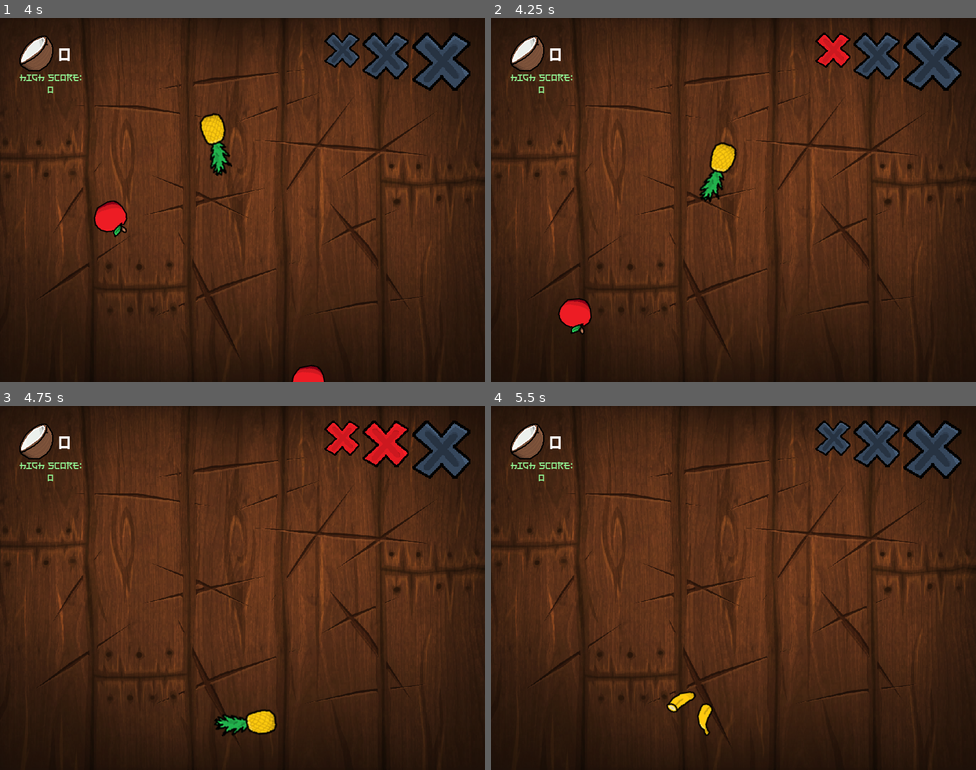
Above: before the commit, frames 1-4 (two rows, left to right).
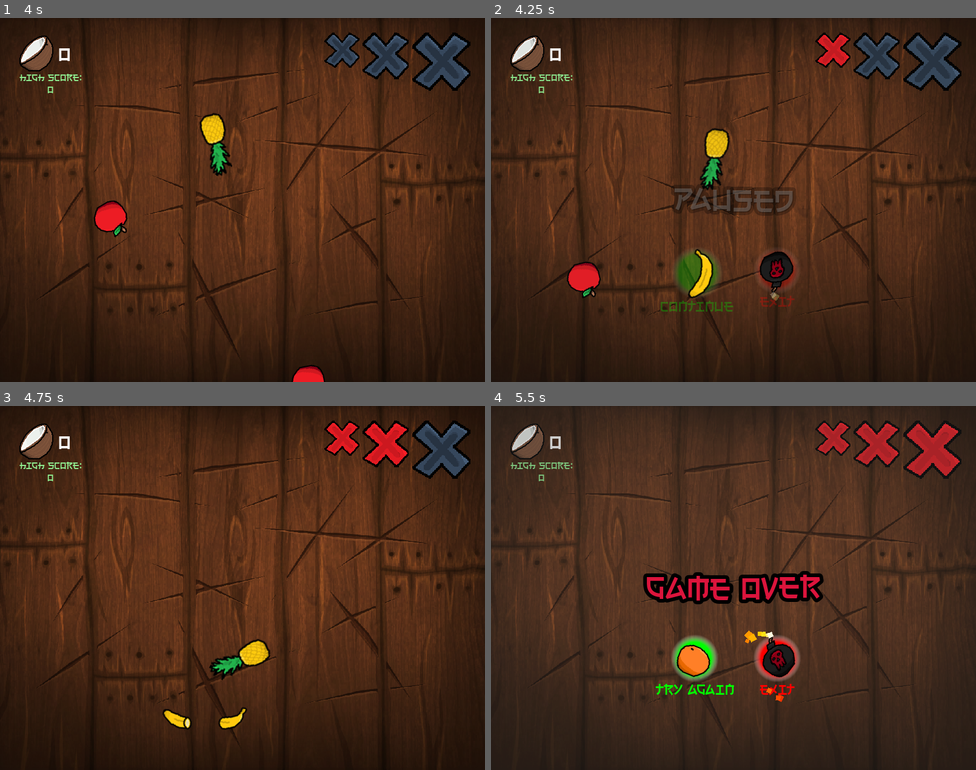
Above: after the commit, the same moments.

Repository: leafcabral/leafs-arcade
Game: Godot game, scene res://main/game_root.tscn
The game is run twice, just before and just after one commit, with the same random seed, the same clock (stepped at 60 frames per second) and the same inputs.
Inputs (mouse positions are in pixels of both pictures, inside the frame that each line leads up to):
- Up to frame 1 (4 s): tap Enter at 0.5, 2 s; move the mouse to (349, 181) at 0.52 s; click (349, 181) at 0.67 s; tap Space at 1.25 s; move the mouse to (145, 218) at 1.27 s; click (145, 218) at 1.42 s; move the mouse to (291, 119) at 2.02 s; click (291, 119) at 2.17 s; move the mouse to (218, 272) at 2.77 s; click (218, 272) at 2.92 s; move the mouse to (388, 254) at 3.52 s; click (388, 254) at 3.67 s
- Up to frame 2 (4.25 s): tap P (pause, bound only after the commit) at 4.15 s
- Up to frame 3 (4.75 s): click (203, 660) at 4.25 s, where only the run after the commit has a clickable "Continue"
- Up to frame 4 (5.5 s): click (694, 660) at 5 s, where only the run before the commit has a clickable "Try again"

Frame 1 is identical in both runs. In frame 2, 5.1% of the frame differs, in the area x 13-64%, y 30-87%; in frame 3, 1.5%; in frame 4, 7.4%, in the area x 4-97%, y 4-91%.

Commit message:
feat(fruit_ninja): add pause with menu
Add game_over flag in GameRoot to differentiate between pause menu and game over menu.

Fix label_text not updating the actual label text.

Diff:
--- a/4-fruit-ninja/main/game_root.gd
+++ b/4-fruit-ninja/main/game_root.gd
@@ -3,6 +3,7 @@
 
 var score := 0
 var high_score := 0
+var game_over := false
 
 @onready var background: CanvasLayer = $Background
 @onready var game_world: GameWorld = $GameWorld
@@ -16,9 +17,20 @@
 	new_game()
 
 
+func _input(event: InputEvent) -> void:
+	if event.is_action_pressed("pause") and not game_over:
+		if game_world.process_mode == Node.PROCESS_MODE_PAUSABLE:
+			game_world.process_mode = Node.PROCESS_MODE_DISABLED
+			menu.show_paused()
+		else:
+			game_world.process_mode = Node.PROCESS_MODE_PAUSABLE
+			menu.hide_menu()
+
+
 func new_game() -> void:
 	menu.hide_menu()
 	score = 0
+	game_over = false
 	reset_hud()
 
 	await get_tree().create_timer(1.0).timeout
@@ -45,6 +57,7 @@
 
 
 func _on_game_world_player_died() -> void:
+	game_over = true
 	menu.show_game_over()
 
 
@@ -65,4 +78,10 @@
 
 
 func _on_menu_continue_pressed() -> void:
-	new_game()
+	if not game_over:
+		var pause_event = InputEventAction.new()
+		pause_event.action = "pause"
+		pause_event.pressed = true
+		Input.parse_input_event(pause_event)
+	else:
+		new_game()
--- a/4-fruit-ninja/main/game_root.tscn
+++ b/4-fruit-ninja/main/game_root.tscn
@@ -20,6 +20,7 @@
 point_count = 2
 
 [node name="GameRoot" type="Node2D"]
+process_mode = 3
 script = ExtResource("1_yqxk6")
 
 [node name="Background" type="CanvasLayer" parent="."]
@@ -34,15 +35,18 @@
 region_rect = Rect2(0, 512, 1024, 768)
 
 [node name="GameWorld" type="Node" parent="."]
+process_mode = 1
 script = ExtResource("1_sd42p")
 
 [node name="Player" parent="GameWorld" instance=ExtResource("1_oc7al")]
+process_mode = 3
 
 [node name="FruitManager" type="Path2D" parent="GameWorld"]
 curve = SubResource("Curve2D_sd42p")
 script = ExtResource("2_mf5tn")
 
 [node name="GameHUD" type="CanvasLayer" parent="."]
+process_mode = 1
 script = ExtResource("10_yhd5o")
 
 [node name="Misses" type="Node2D" parent="GameHUD"]
--- a/4-fruit-ninja/main/menu/fruit_button.gd
+++ b/4-fruit-ninja/main/menu/fruit_button.gd
@@ -11,7 +11,9 @@
 	BACK
 }
 
-@export var label_text: String
+@export var label_text: String:
+	set = change_label_text
+
 @export var type := Type.CONFIRM
 @export var should_spin := true
 
@@ -74,6 +76,11 @@
 	create_fruit()
 
 
+func change_label_text(new_label: String) -> void:
+	if label:
+		label.text = new_label
+
+
 func _on_fruit_sliced(_fruit: Fruit) -> void:
 	handle_interaction()
 
--- a/4-fruit-ninja/main/menu/menu.gd
+++ b/4-fruit-ninja/main/menu/menu.gd
@@ -32,10 +32,21 @@
 		i.visible = become_visible
 
 
+func show_paused() -> void:
+	message.modulate = Color.GRAY
+	message.text = "[wave]Paused"
+	continue_button.label_text = "Continue"
+	exit_button.label_text = "Exit"
+
+	change_menu_visibility(true)
+
+
+
 func show_game_over() -> void:
 	message.modulate = Color.CRIMSON
 	message.text = "[wave]GAME OVER"
 	continue_button.label_text = "Try again"
+	exit_button.label_text = "Exit"
 
 	change_menu_visibility(true)
 
--- a/4-fruit-ninja/project.godot
+++ b/4-fruit-ninja/project.godot
@@ -36,6 +36,12 @@
 "events": [Object(InputEventMouseButton,"resource_local_to_scene":false,"resource_name":"","device":-1,"window_id":0,"a …(258 unchanged characters)…
 ]
 }
+pause={
+"deadzone": 0.2,
+"events": [Object(InputEventKey,"resource_local_to_scene":false,"resource_name":"","device":-1,"window_id":0,"alt_pressed":false,"shift_pressed":false,"ctrl_pressed":false,"meta_pressed":false,"pressed":false,"keycode":0,"physical_keycode":80,"key_label":0,"unicode":112,"location":0,"echo":false,"script":null)
+, Object(InputEventKey,"resource_local_to_scene":false,"resource_name":"","device":-1,"window_id":0,"alt_pressed":false,"shift_pressed":false,"ctrl_pressed":false,"meta_pressed":false,"pressed":false,"keycode":0,"physical_keycode":4194305,"key_label":0,"unicode":0,"location":0,"echo":false,"script":null)
+]
+}
 
 [layer_names]
 
